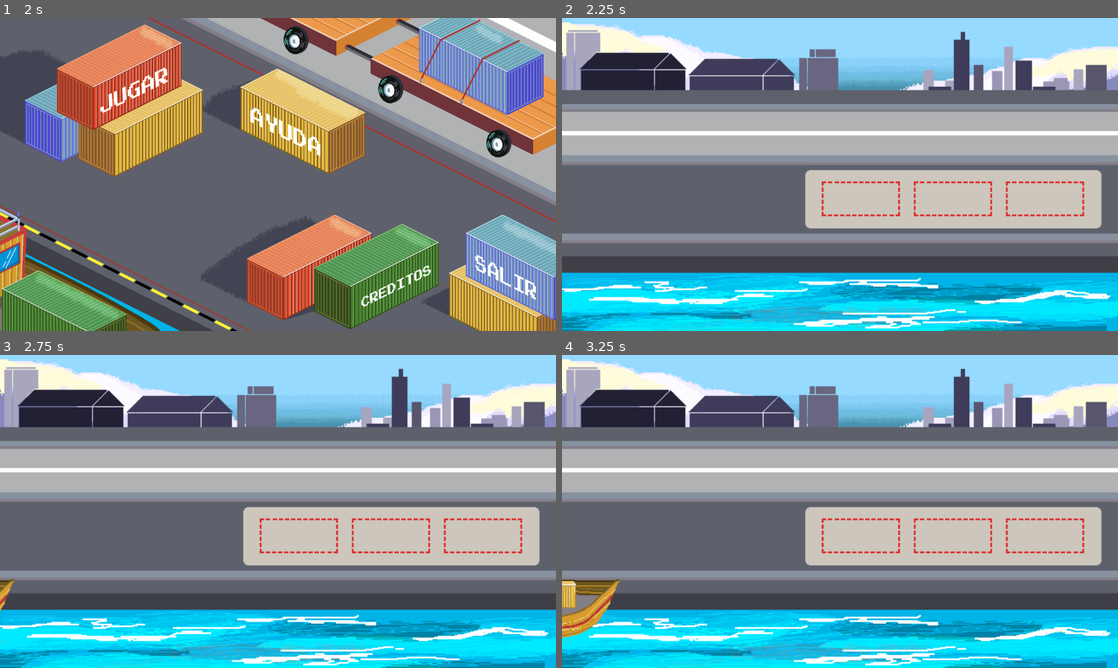
Above: before the commit, frames 1-4 (two rows, left to right).
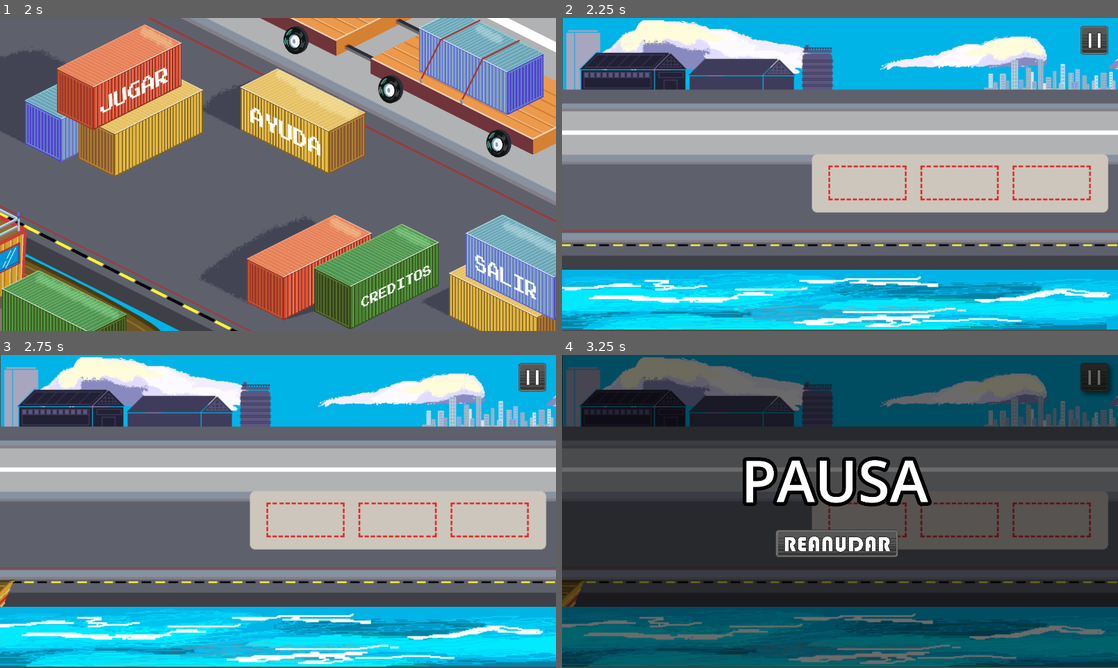
Above: after the commit, the same moments.

Repository: FlorCardinali/Game-jam-4.12.2023-puerto-de-ingeniero-white-
Game: Godot game, scene res://menu_inicio.tscn
Same seed, same stepped clock (60 frames per second), same inputs: the game is played once before the commit and once after it. Sound files missing from this copy of the repository are replaced by a short silence.
Inputs (mouse positions are in pixels of both pictures, inside the frame that each line leads up to):
- Up to frame 1 (2 s): click (394, 293) at 0.5 s; move the mouse to (400, 158) at 1.27 s; press the mouse at (400, 158) at 1.28 s
- Up to frame 2 (2.25 s): release the mouse at (962, 158) at 2 s; click (695, 93) at 2 s
- Up to frame 3 (2.75 s): no input
- Up to frame 4 (3.25 s): click (1095, 376) at 2.77 s

Frame 1 is identical in both runs. In frame 2, 35% of the frame differs, in the area x 0-100%, y 0-100%; in frame 3, 35%; in frame 4, 99%.

Commit message:
nuevo fondo

Diff:
--- a/Inicio.gd
+++ b/Inicio.gd
@@ -10,6 +10,7 @@
 	en_ayuda = false
 	en_creditos = false
 	$pantalla_creditos.visible = false
+	$pantalla_ayuda.visible = false
 	$musica_menu.play()
 
 func _process(delta):
@@ -17,12 +18,13 @@
 
 		if Input.is_action_just_pressed("click_izquierdo"):
 			en_creditos = false
-			$son_creditos/Ttimer_sonido_creditos.stop()
+
 			$Play.disabled = false
 			$Ayuda.disabled = false
 			$Creditos.disabled =false
 			$Salir.disabled =false
 
+			$son_creditos.stop()
 			$pantalla_creditos.visible = false
 			$pantalla_creditos.stop()
 
@@ -54,10 +56,10 @@
 
 
 func _on_creditos_pressed():
-	$botones.play()
-	$son_creditos/Ttimer_sonido_creditos.start()
+	$tocar_creditos.play()
 	$pantalla_creditos.visible = true
 	$pantalla_creditos.play()
+	$son_creditos.play()
 
 	$Play.disabled =true
 	$Ayuda.disabled =true
@@ -92,7 +94,7 @@
 	$musica_menu.play()
 
 
-func _on_ttimer_sonido_creditos_timeout():
-	numero_random = rand.randi_range(1,3)
-	$son_creditos/Ttimer_sonido_creditos.wait_time = numero_random
-	$son_creditos.play()
+
+func _on_son_creditos_finished():
+	if en_creditos:
+		$son_creditos.play()
--- a/fondo.tscn
+++ b/fondo.tscn
@@ -1,10 +1,96 @@
-[gd_scene load_steps=2 format=3 uid="uid://df5udy5v4x5i7"]
+[gd_scene load_steps=16 format=3 uid="uid://df5udy5v4x5i7"]
 
-[ext_resource type="Texture2D" uid="uid://buu0x3r5q4mbs" path="res://img/Fondo1.png" id="1_l2p3d"]
+[ext_resource type="Texture2D" uid="uid://cxx2l0jyh8csb" path="res://img/parallax/Nubes parallax.png" id="1_b7o1i"]
+[ext_resource type="Texture2D" uid="uid://bubmaairw5nit" path="res://img/parallax/White y Bahia.png" id="2_3w6fp"]
+[ext_resource type="Texture2D" uid="uid://b2jxncpxkodpq" path="res://img/parallax/Calle.png" id="3_bbed2"]
+[ext_resource type="Texture2D" uid="uid://2hkv035u76lp" path="res://img/parallax/Plataforma carga.png" id="4_mt8kq"]
+[ext_resource type="Texture2D" uid="uid://b5yfwujvjpd1x" path="res://img/parallax/mar/Mar_animado1.png" id="5_e7w8h"]
+[ext_resource type="Texture2D" uid="uid://b3o1206ofs3lx" path="res://img/parallax/mar/Mar_animado2.png" id="6_2s673"]
+[ext_resource type="Texture2D" uid="uid://civvx6oo4co5x" path="res://img/parallax/mar/Mar_animado3.png" id="7_bwbie"]
+[ext_resource type="Texture2D" uid="uid://cqjngujgf47cs" path="res://img/parallax/mar/Mar_animado4.png" id="8_182cv"]
+[ext_resource type="Texture2D" uid="uid://dwkybk851co4s" path="res://img/parallax/mar/Mar_animado5.png" id="9_1vejc"]
+[ext_resource type="Texture2D" uid="uid://cy2vfxsot01uq" path="res://img/parallax/mar/Mar_animado6.png" id="10_73jau"]
+[ext_resource type="Texture2D" uid="uid://dmjp2arb3ug8e" path="res://img/parallax/mar/Mar_animado7.png" id="11_tf5gm"]
+[ext_resource type="Texture2D" uid="uid://djklhy0p54nls" path="res://img/parallax/mar/Mar_animado8.png" id="12_h2wld"]
+[ext_resource type="Texture2D" uid="uid://b8xy5ybdpecbg" path="res://img/parallax/mar/Mar_animado9.png" id="13_ofdcw"]
+[ext_resource type="Texture2D" uid="uid://b0el50wp6rgfb" path="res://img/parallax/mar/Mar_animado10.png" id="14_xexgg"]
+
+[sub_resource type="SpriteFrames" id="SpriteFrames_m6l8p"]
+animations = [{
+"frames": [{
+"duration": 1.0,
+"texture": ExtResource("5_e7w8h")
+}, {
+"duration": 1.0,
+"texture": ExtResource("6_2s673")
+}, {
+"duration": 1.0,
+"texture": ExtResource("7_bwbie")
+}, {
+"duration": 1.0,
+"texture": ExtResource("8_182cv")
+}, {
+"duration": 1.0,
+"texture": ExtResource("9_1vejc")
+}, {
+"duration": 1.0,
+"texture": ExtResource("10_73jau")
+}, {
+"duration": 1.0,
+"texture": ExtResource("11_tf5gm")
+}, {
+"duration": 1.0,
+"texture": ExtResource("12_h2wld")
+}, {
+"duration": 1.0,
+"texture": ExtResource("13_ofdcw")
+}, {
+"duration": 1.0,
+"texture": ExtResource("14_xexgg")
+}],
+"loop": true,
+"name": &"default",
+"speed": 5.0
+}]
 
 [node name="fondo" type="Node2D"]
 
-[node name="img_fondo" type="Sprite2D" parent="."]
+[node name="ParallaxBackground" type="ParallaxBackground" parent="."]
+scroll_offset = Vector2(50, 0)
+scroll_limit_end = Vector2(1800, 0)
+scroll_ignore_camera_zoom = true
+
+[node name="ParallaxLayer" type="ParallaxLayer" parent="ParallaxBackground"]
+motion_mirroring = Vector2(1800, 0)
+
+[node name="Sprite2D" type="Sprite2D" parent="ParallaxBackground/ParallaxLayer"]
+texture_repeat = 2
+position = Vector2(1442, 121)
+scale = Vector2(2, 2)
+texture = ExtResource("1_b7o1i")
+
+[node name="edificios" type="Sprite2D" parent="."]
 scale = Vector2(3, 3)
-texture = ExtResource("1_l2p3d")
+texture = ExtResource("2_3w6fp")
 centered = false
+
+[node name="calle" type="Sprite2D" parent="."]
+position = Vector2(0, 241)
+scale = Vector2(3, 3)
+texture = ExtResource("3_bbed2")
+centered = false
+
+[node name="plataformas" type="Sprite2D" parent="."]
+position = Vector2(854, 461)
+scale = Vector2(3, 3)
+texture = ExtResource("4_mt8kq")
+centered = false
+
+[node name="mar" type="AnimatedSprite2D" parent="."]
+z_index = 1
+z_as_relative = false
+position = Vector2(0, 868)
+scale = Vector2(3, 3)
+sprite_frames = SubResource("SpriteFrames_m6l8p")
+autoplay = "default"
+centered = false
--- a/main.gd
+++ b/main.gd
@@ -6,15 +6,20 @@
 
 func _ready():
 	$musica_de_fondo.play()
+	$texto_ganaste.visible = false
+	$texto_perdiste.visible = false
+	$Pausa.visible = false
 
 func _process(delta):
 	#condicion de victoria
 	if  puntos == 2*nivel:
-		nivel+=1
-		$Ganaste.visible = true
+		$texto_ganaste.visible = true
 		get_tree().paused = true
 
+	if fallos == 2:
+		$texto_perdiste.visible = true
 
+#el camion me avisa si tenia caja o no
 func _on_control_camiones_puntos(punto):
 	if punto == 1:
 		puntos+=1
@@ -24,3 +29,21 @@
 #atado con alllllaaaammbbree
 func _on_musica_de_fondo_finished():
 	$musica_de_fondo.play()
+
+#siguiente nivel
+func _on_boton_sig_nivel_pressed():
+	puntos = 0
+	fallos = 0
+	nivel+=1
+	get_tree().paused = false
+	_ready()
+
+
+func _on_boton_pausa_pressed():
+	$Pausa.visible = true
+	get_tree().paused = true
+
+#control de reanudar
+func _on_reanudar_pressed():
+	$Pausa.visible = false
+	get_tree().paused = false
--- a/main.tscn
+++ b/main.tscn
@@ -1,13 +1,19 @@
-[gd_scene load_steps=19 format=3 uid="uid://t73h5m77xd8s"]
+[gd_scene load_steps=29 format=3 uid="uid://t73h5m77xd8s"]
 
 [ext_resource type="PackedScene" uid="uid://df5udy5v4x5i7" path="res://fondo.tscn" id="1_ijuxq"]
 [ext_resource type="Script" path="res://main.gd" id="1_k82ms"]
+[ext_resource type="Texture2D" uid="uid://bs6vqgeh5wsh5" path="res://img/botones/Pausa-14.png" id="2_q4vw2"]
 [ext_resource type="PackedScene" uid="uid://cajn2jx851eg1" path="res://caja.tscn" id="2_w4d3y"]
 [ext_resource type="PackedScene" uid="uid://cyejm2shu20kj" path="res://barco.tscn" id="3_e6qwp"]
+[ext_resource type="Texture2D" uid="uid://vthq48k6seu1" path="res://img/botones/Pausa-16.png" id="3_gdilx"]
 [ext_resource type="PackedScene" uid="uid://bexi10yhppw4w" path="res://camion.tscn" id="4_ji80p"]
+[ext_resource type="Texture2D" uid="uid://lbdipbq63xoh" path="res://img/botones/Pausa-15.png" id="4_rskud"]
+[ext_resource type="Texture2D" uid="uid://dol3fu44qxbxh" path="res://img/botones/Reanudar-17.png" id="5_dwwep"]
 [ext_resource type="Script" path="res://control_camiones.gd" id="5_kjx4e"]
+[ext_resource type="Texture2D" uid="uid://oqwkl7mep5co" path="res://img/botones/Reanudar-19.png" id="6_3bkra"]
 [ext_resource type="Texture2D" uid="uid://bmh1v6r55c1v7" path="res://img/explosion/Boom1.png" id="6_4i52o"]
 [ext_resource type="Script" path="res://control_barco.gd" id="6_y878k"]
+[ext_resource type="Texture2D" uid="uid://ox6hnrlp3152" path="res://img/botones/Reanudar-18.png" id="7_8jy3y"]
 [ext_resource type="Script" path="res://control_cajas.gd" id="7_isrxx"]
 [ext_resource type="Texture2D" uid="uid://cp72xnkqayo1b" path="res://img/explosion/Boom2.png" id="7_y6awf"]
 [ext_resource type="Texture2D" uid="uid://ba28i8lcufxgv" path="res://img/explosion/Boom3.png" id="8_xp7t1"]
@@ -15,6 +21,22 @@
 [ext_resource type="Texture2D" uid="uid://dqryf8nvqb586" path="res://img/explosion/Boom5.png" id="10_rmdpu"]
 [ext_resource type="AudioStream" uid="uid://phtgnvmvg4rt" path="res://sounds/SongReady.mp3" id="14_0jjhl"]
 
+[sub_resource type="FontVariation" id="FontVariation_ctgb6"]
+
+[sub_resource type="LabelSettings" id="LabelSettings_xj0hm"]
+font = SubResource("FontVariation_ctgb6")
+font_size = 250
+outline_size = 50
+outline_color = Color(0, 0, 0, 1)
+
+[sub_resource type="SystemFont" id="SystemFont_0yn6l"]
+
+[sub_resource type="LabelSettings" id="LabelSettings_qt30d"]
+font = SubResource("SystemFont_0yn6l")
+font_size = 200
+outline_size = 50
+outline_color = Color(0, 0, 0, 1)
+
 [sub_resource type="SpriteFrames" id="SpriteFrames_xtu3i"]
 animations = [{
 "frames": [{
@@ -51,15 +73,115 @@
 process_mode = 3
 script = ExtResource("1_k82ms")
 
-[node name="Ganaste" type="ColorRect" parent="."]
-process_mode = 3
-visible = false
+[node name="boton_pausa" type="TextureButton" parent="."]
+offset_left = 1765.0
+offset_top = 5.0
+offset_right = 1919.0
+offset_bottom = 147.0
+texture_normal = ExtResource("2_q4vw2")
+texture_pressed = ExtResource("3_gdilx")
+texture_hover = ExtResource("4_rskud")
+ignore_texture_size = true
+stretch_mode = 4
+
+[node name="texto_ganaste" type="Label" parent="."]
+visible = false
+z_index = 6
+z_as_relative = false
+offset_left = 301.0
+offset_top = 76.0
+offset_right = 1565.0
+offset_bottom = 421.0
+text = "GANASTE"
+label_settings = SubResource("LabelSettings_xj0hm")
+horizontal_alignment = 1
+vertical_alignment = 1
+uppercase = true
+
+[node name="Ganaste" type="ColorRect" parent="texto_ganaste"]
+process_mode = 3
 modulate = Color(0, 0, 0, 0.67451)
 z_index = 5
 z_as_relative = false
-offset_right = 1921.0
-offset_bottom = 1081.0
+offset_left = -301.0
+offset_top = -76.0
+offset_right = 1620.0
+offset_bottom = 1005.0
 color = Color(0.0117647, 0.0431373, 0.0666667, 0.858824)
+metadata/_edit_lock_ = true
+
+[node name="boton_sig_nivel" type="Button" parent="texto_ganaste"]
+layout_mode = 1
+anchors_preset = -1
+anchor_left = 0.344146
+anchor_top = 2.01449
+anchor_right = 0.689082
+anchor_bottom = 2.25507
+text = "siguiente nivel"
+metadata/_edit_use_anchors_ = true
+
+[node name="texto_perdiste" type="Label" parent="."]
+visible = false
+z_index = 6
+z_as_relative = false
+offset_left = 301.0
+offset_top = 76.0
+offset_right = 1565.0
+offset_bottom = 421.0
+text = "Perdiste"
+label_settings = SubResource("LabelSettings_xj0hm")
+horizontal_alignment = 1
+vertical_alignment = 1
+uppercase = true
+
+[node name="Perdiste" type="ColorRect" parent="texto_perdiste"]
+process_mode = 3
+modulate = Color(0, 0, 0, 0.67451)
+z_index = 5
+z_as_relative = false
+offset_left = -301.0
+offset_top = -76.0
+offset_right = 1620.0
+offset_bottom = 1005.0
+color = Color(0.0117647, 0.0431373, 0.0666667, 0.858824)
+metadata/_edit_lock_ = true
+
+[node name="Pausa" type="Label" parent="."]
+visible = false
+z_index = 6
+offset_left = 309.0
+offset_top = 258.0
+offset_right = 1573.0
+offset_bottom = 603.0
+text = "Pausa
+"
+label_settings = SubResource("LabelSettings_qt30d")
+horizontal_alignment = 1
+vertical_alignment = 1
+uppercase = true
+
+[node name="over_pausa" type="ColorRect" parent="Pausa"]
+process_mode = 3
+modulate = Color(0, 0, 0, 0.67451)
+z_index = 5
+z_as_relative = false
+offset_left = -319.0
+offset_top = -263.0
+offset_right = 1616.0
+offset_bottom = 818.0
+color = Color(0.0117647, 0.0431373, 0.0666667, 0.858824)
+
+[node name="reanudar" type="TextureButton" parent="Pausa"]
+layout_mode = 0
+offset_left = 403.0
+offset_top = 323.0
+offset_right = 879.0
+offset_bottom = 460.0
+texture_normal = ExtResource("5_dwwep")
+texture_pressed = ExtResource("6_3bkra")
+texture_hover = ExtResource("7_8jy3y")
+ignore_texture_size = true
+stretch_mode = 4
 
 [node name="control_camiones" type="Node" parent="."]
 process_mode = 1
@@ -150,6 +272,9 @@
 volume_db = -10.903
 mix_target = 1
 
+[connection signal="pressed" from="boton_pausa" to="." method="_on_boton_pausa_pressed"]
+[connection signal="pressed" from="texto_ganaste/boton_sig_nivel" to="." method="_on_boton_sig_nivel_pressed"]
+[connection signal="pressed" from="Pausa/reanudar" to="." method="_on_reanudar_pressed"]
 [connection signal="area_del_camion" from="control_camiones" to="control_cajas" method="_on_control_camiones_area_del_camion"]
 [connection signal="puntos" from="control_camiones" to="." method="_on_control_camiones_puntos"]
 [connection signal="aparece_barco" from="control_barco" to="control_cajas" method="_on_control_barco_aparece_barco"]
--- a/menu_inicio.tscn
+++ b/menu_inicio.tscn
@@ -27,6 +27,7 @@
 [ext_resource type="AudioStream" uid="uid://bdt6t8koxrpxo" path="res://sounds/Ambienter listo_.wav" id="25_morit"]
 [ext_resource type="AudioStream" uid="uid://mcgorvlia1x" path="res://sounds/ObreroBien.wav" id="26_d5fyn"]
 [ext_resource type="AudioStream" uid="uid://djciu4bo67tfl" path="res://sounds/ObreromAL.wav" id="27_hdrt4"]
+[ext_resource type="AudioStream" uid="uid://d4jdsa0hqumd0" path="res://sounds/CreditsSong.wav" id="28_3mv0c"]
 [ext_resource type="AudioStream" uid="uid://k66xgii6t82j" path="res://sounds/Creditos.wav" id="28_hpem5"]
 
 [sub_resource type="SpriteFrames" id="SpriteFrames_s8naf"]
@@ -152,12 +153,25 @@
 [node name="pantalla_ayuda" type="AnimatedSprite2D" parent="."]
 visible = false
 z_index = 2
-position = Vector2(56, 12)
-scale = Vector2(7, 7)
+position = Vector2(382, 179)
+scale = Vector2(4.42, 4.42)
 sprite_frames = SubResource("SpriteFrames_6j4pp")
 animation = &"primer_paso"
 centered = false
 
+[node name="ColorRect" type="ColorRect" parent="pantalla_ayuda"]
+z_as_relative = false
+anchors_preset = -1
+anchor_left = -0.327
+anchor_top = -0.28
+anchor_right = 1.342
+anchor_bottom = 1.36
+offset_left = 0.0200043
+offset_right = 0.0799866
+grow_horizontal = 2
+grow_vertical = 2
+color = Color(0, 0, 0, 0.54902)
+
 [node name="botones" type="AudioStreamPlayer" parent="."]
 stream = ExtResource("24_ak1fy")
 volume_db = -9.226
@@ -178,10 +192,10 @@
 volume_db = -15.935
 
 [node name="son_creditos" type="AudioStreamPlayer" parent="."]
+stream = ExtResource("28_3mv0c")
+
+[node name="tocar_creditos" type="AudioStreamPlayer" parent="."]
 stream = ExtResource("28_hpem5")
-volume_db = -14.258
-
-[node name="Ttimer_sonido_creditos" type="Timer" parent="son_creditos"]
 
 [connection signal="pressed" from="Play" to="." method="_on_play_pressed"]
 [connection signal="pressed" from="Creditos" to="." method="_on_creditos_pressed"]
@@ -189,4 +203,4 @@
 [connection signal="pressed" from="Ayuda" to="." method="_on_ayuda_pressed"]
 [connection signal="timeout" from="botones/timer_salir" to="." method="_on_timer_salir_timeout"]
 [connection signal="finished" from="musica_menu" to="." method="_on_musica_menu_finished"]
-[connection signal="timeout" from="son_creditos/Ttimer_sonido_creditos" to="." method="_on_ttimer_sonido_creditos_timeout"]
+[connection signal="finished" from="son_creditos" to="." method="_on_son_creditos_finished"]
Binary file added: img/botones/Pausa-14.png
Not shown, added: img/botones/Pausa-14.png.import
Binary file added: img/botones/Pausa-15.png
Not shown, added: img/botones/Pausa-15.png.import
Binary file added: img/botones/Pausa-16.png
Not shown, added: img/botones/Pausa-16.png.import
Binary file added: img/parallax/Calle.png
Not shown, added: img/parallax/Calle.png.import
Binary file added: img/parallax/Mar (sin animar).png
Not shown, added: img/parallax/Mar (sin animar).png.import
Binary file added: img/parallax/Nubes parallax (atardecer).png
Not shown, added: img/parallax/Nubes parallax (atardecer).png.import
(and 31 more such lines)
